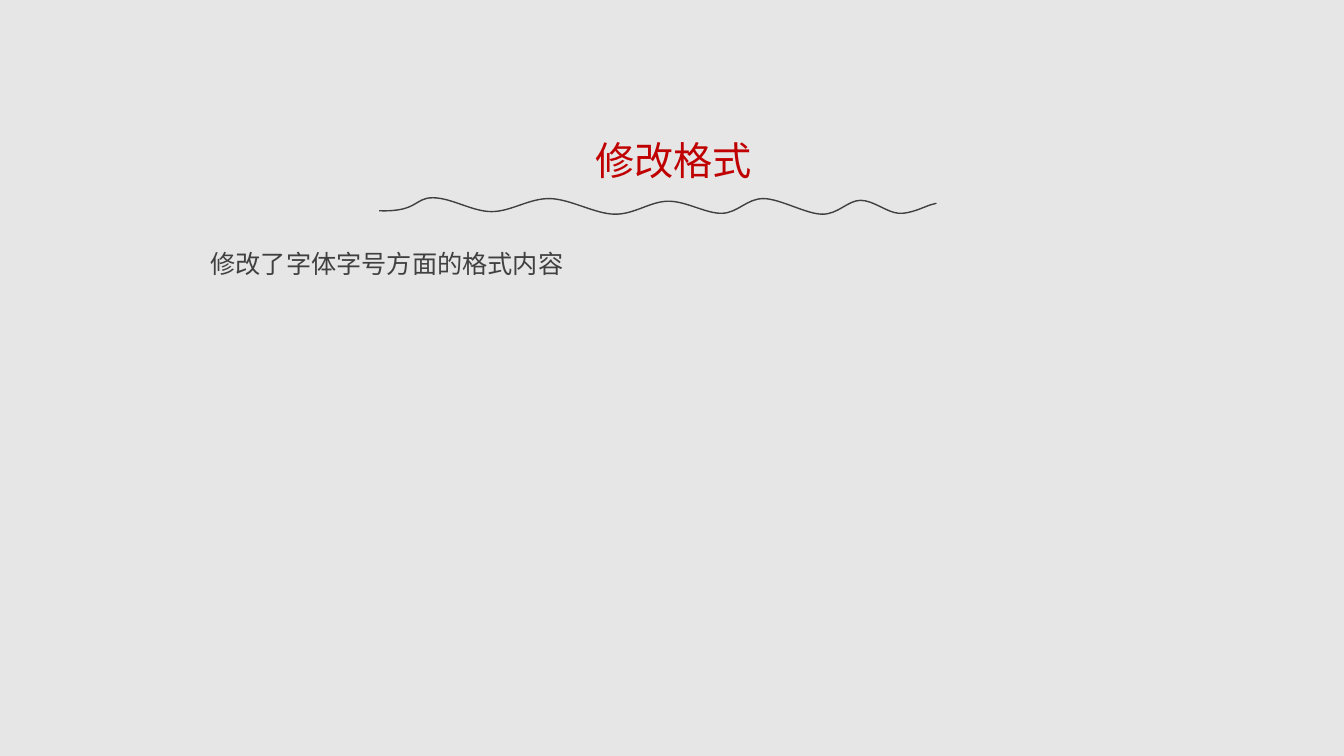
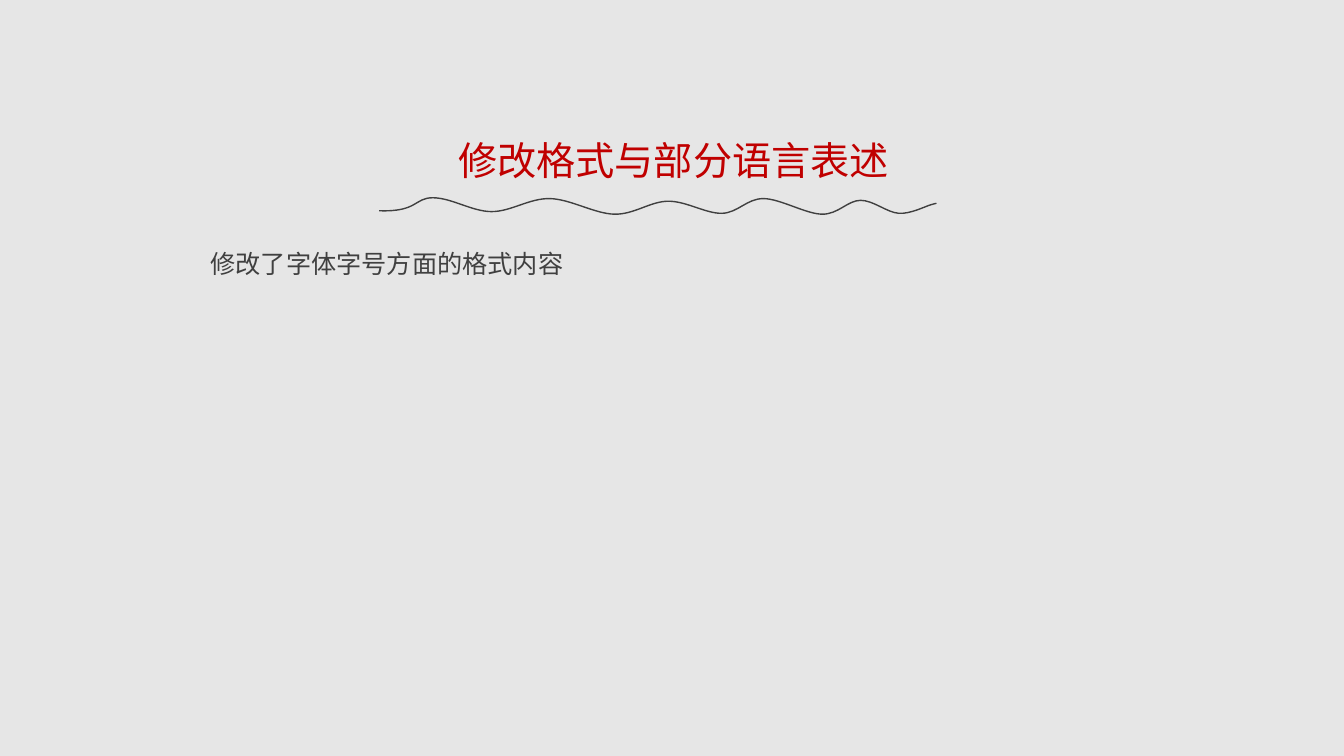
Before and after one commit to bhsei/17TeamE_Lire, a slide deck: slide 6 of 3.项目PPT/需求修改说明.ppt (slide 8 before the commit). Drawn at 1344x756 pixels with LibreOffice and Linux fonts; fonts in the diff are those of the drawing. Boxes give left, top, right and bottom in pixels: in the first picture for what was removed or moved away, otherwise in the second. Text is boxed around its words. In the diff, an @@ line names an element or a change of style, - is before the commit and + after.

```diff
--- a/3.项目PPT/需求修改说明.ppt
+++ b/3.项目PPT/需求修改说明.ppt
@@ text at (458,142,889,178): text changed @@
-修改格式
+修改格式与部分语言表述
```
Also in this commit, not shown: 4 other slides changed, 4 slides removed, 8 other files.
